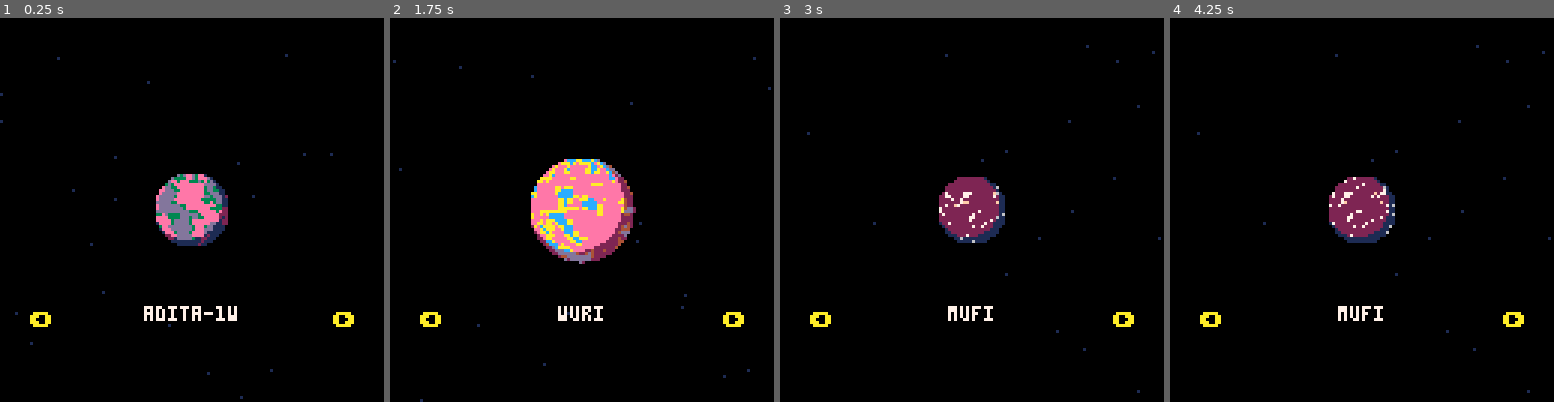
Above: before the commit, frames 1-4 (left to right).
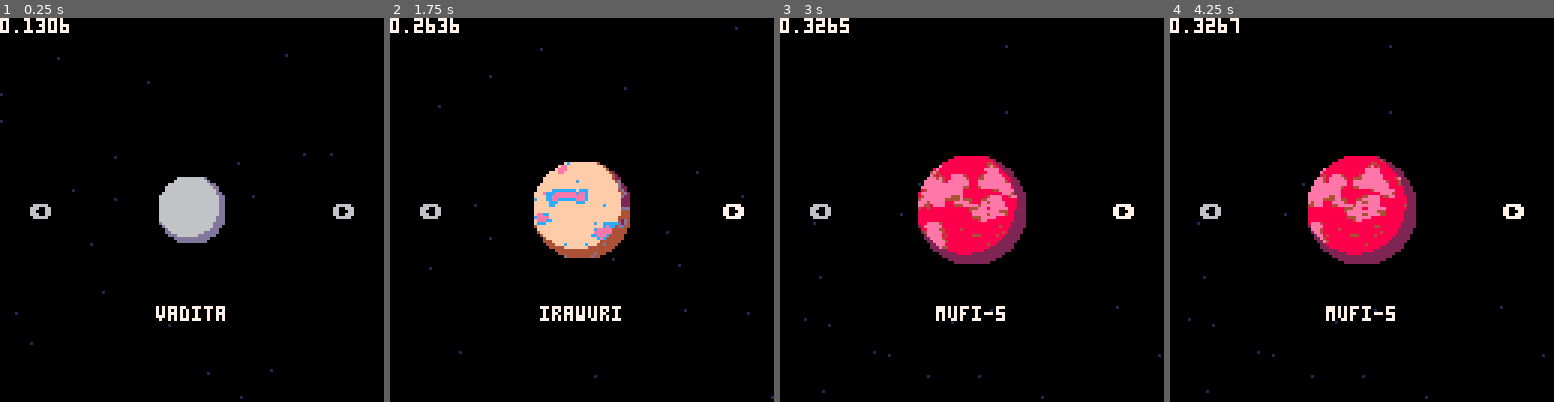
Above: after the commit, the same moments.

Repository: ironchestgames/pico-8-carts
Game: PICO-8 cartridge planetgov.p8
The game is run twice, just before and just after one commit, with the same random seed, the same clock (stepped at 60 frames per second) and the same inputs.
Inputs:
- Up to frame 1 (0.25 s): no input
- Up to frame 2 (1.75 s): tap X (X key) at 0.33, 1.07 s; hold Right from 1.6 s (still down)
- Up to frame 3 (3 s): tap X (X key) at 1.85, 2.97 s; release Right at 2.1 s; hold Right from 2.47 s (still down)
- Up to frame 4 (4.25 s): release Right at 3.03 s; hold Left 3.08-3.58 s; hold Right from 4.02 s (still down); tap X (X key) at 4.08 s

The runs differ from the first frame. In frame 1, 4.2% of the frame differs, in the area x 0-93%, y 0-81%; in frame 2, 6.8%; in frame 3, 7.9%, in the area x 0-100%, y 0-100%; in frame 4, 7.9%.

Commit message:
planetgov - add feedback to buttons

Diff:
--- a/planetgov.p8
+++ b/planetgov.p8
@@ -84,17 +84,38 @@
  if (u>7) goto o
 end
 
+-- newflashy=function(draw,c1,c2)
+--  local f
+--  local d=function()
+--   if f.t > 0 and f.t%4 > 1 then
+--    pal(c1,c2,0)
+--   end
+--   draw()
+--   pal()
+--  end
+--  f={c1,c2,draw=d,t=0,p=function() f.t=10 end}
+--  add(flashys,f)
+--  return f
+-- end
+
+flashys={}
+-- leftb=newflashy(function() print('\x8b',10,98,9) end,9,10)
+-- rightb=newflashy(function() print('\x91',111,98,9) end,9,10)
 stars={}
 t=0
 colshade={1,1,1,2,1,13,6,2,4,4,3,13,1,2,4}
-mapheight=32
-mapheight_h=mapheight/2
-mapheight_2=mapheight*2
 rotationspeed=0.1
+vocs='\97\101\105\111\117\121'
+cons='\98\99\100\102\103\104\106\107\108\109\110\112\114\115\116\118\119\120\122'
 planetname=''
+leftd=false
+rightd=false
 
 _update=function()
  t=t+1
+
+ rightd=btn(1)
+ leftd=btn(0)
 
  if btnp(1) then
   seed=seed+1
@@ -108,6 +129,12 @@
  if btnp(5) then
   sset(flrrnd(64),flrrnd(32),5)
  end
+
+ -- for flashy in all(flashys) do
+ --  if flashy.t >= 0 then
+ --   flashy.t=flashy.t-1
+ --  end
+ -- end
 
  for star in all(stars) do
   star[1]=star[1]+star[3]
@@ -162,13 +189,13 @@
   end
  end
 
- -- sspr(0,0,64,32,32,96)
-
- -- print(stat(2),0,0,7) -- note: cpu usage
+ -- sspr(0,0,mapheight_2,mapheight,0,0)
+
+ print(stat(2),0,0,7) -- note: cpu usage
 
  print(planetname,64-#planetname*2,96,7)
- print('\x8b',10,98,10)
- print('\x91',111,98,10)
+ print('\x8b',10,62,({[false]=6,[true]=7})[leftd])
+ print('\x91',111,62,({[false]=6,[true]=7})[rightd])
 end
 
 seed=rnd()
@@ -176,9 +203,7 @@
  srand(seed)
 
  planetname=''
- local namelen=flrrnd(4)+3
- vocs='\97\101\105\111\117\121'
- cons='\98\99\100\102\103\104\106\107\108\109\110\112\114\115\116\118\119\120\122'
+ local namelen=flrrnd(5)+2
  while #planetname <= namelen do
   local cpos=flrrnd(#cons)+1
   local vpos=flrrnd(#vocs)+1
@@ -195,9 +220,13 @@
    planetname=planetname..sub(n,l,l)
   end
  end
+ if rnd() > 0.8 then
+  local l=flrrnd(#planetname-1)+1
+  planetname=sub(planetname,1,l-1)..sub(planetname,l+1,#planetname)
+ end
  if rnd() > 0.65 then
   planetname=planetname..'-'..flrrnd(12)+1
-  if rnd() > 0.15 then
+  if rnd() > 0.8 then
    local cpos=flrrnd(#cons)+1
    planetname=planetname..sub(cons,cpos,cpos)
   end
@@ -209,8 +238,6 @@
   stars[c]={flr(rnd(128)),rnd(128),starspeed}
   c=c-1
  end
-
- genmap(64,32)
 
  discsize=flr((flrrnd(22)+22)/2)*2+1
  -- discsize=32 -- 0.4326
@@ -223,38 +250,10 @@
  shadesize=discsize_h-discsize_h/12
  left_ds=left+discsize
  top_ds=top+discsize
-end
-…(34 lines of a section not shown)…
+
+ mapheight=discsize
+ mapheight_h=mapheight/2
+ mapheight_2=mapheight*2
+
+ genmap(mapheight_2,mapheight)
+end
Not shown, changed: 33 lines of the sprite sheet (__gfx__) section of planetgov.p8
